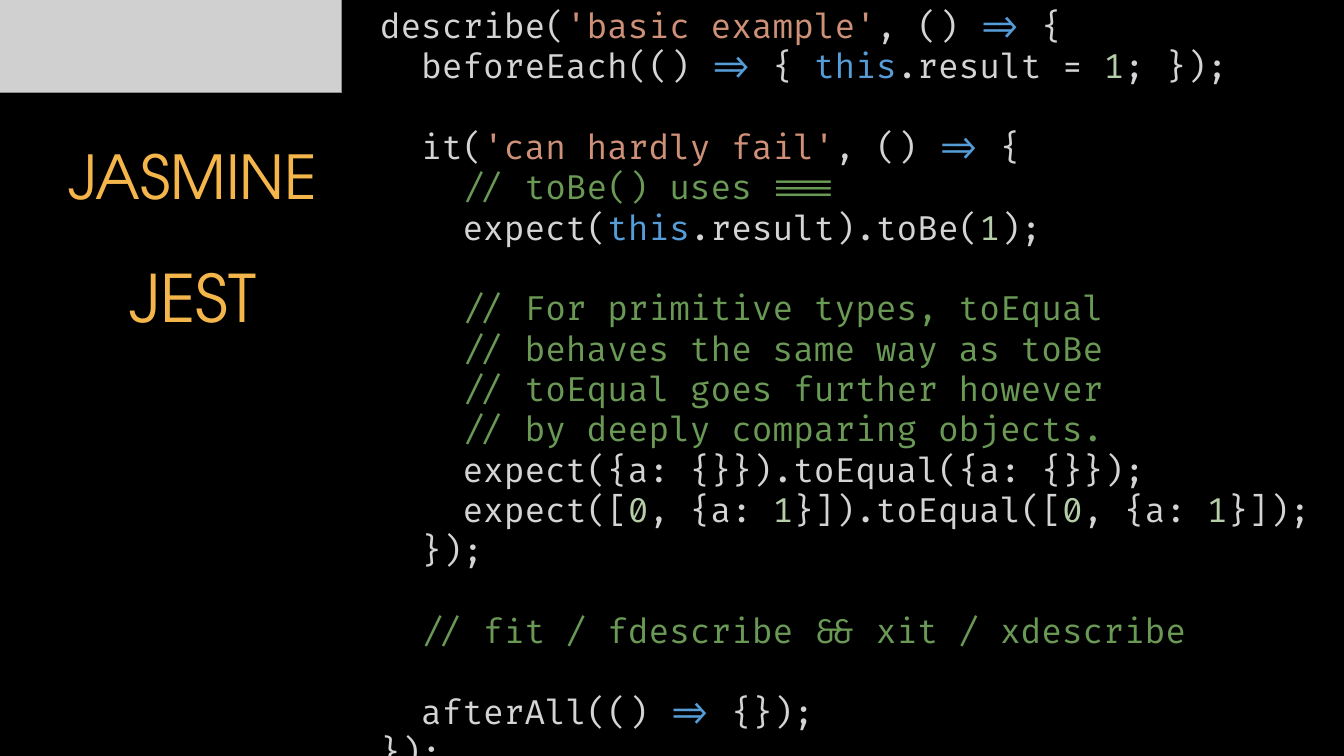
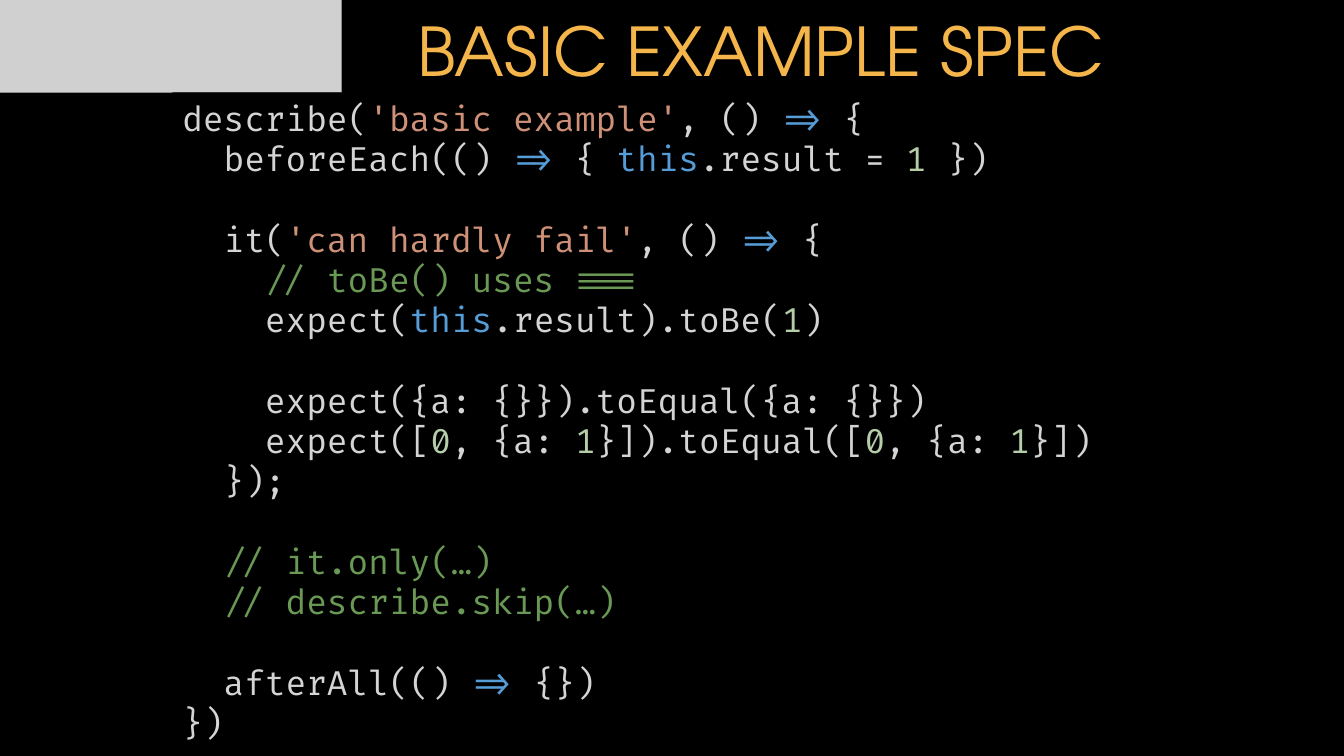
Before and after one commit to itenium-be/Frontend-UnitTesting, a slide deck: slide 8 of Frontend-UnitTesting.pptx (slide 2 before the commit). Drawn at 1344x756 pixels with LibreOffice and Linux fonts; fonts in the diff are those of the drawing; grey boxes stand for pictures; background and template pictures are left out. Boxes give left, top, right and bottom in pixels: in the first picture for what was removed or moved away, otherwise in the second. Text is boxed around its words. In the diff, an @@ line names an element or a change of style, - is before the commit and + after.

Commit message:
update pptx - part 1 Jest

```diff
--- a/Frontend-UnitTesting.pptx
+++ b/Frontend-UnitTesting.pptx
@@ title added at (417,25,1104,107), 48 pt, text #F4B54B @@
+BASIC EXAMPLE SPEC
@@ text "describe('basic example', () => {": place and size @@
-text "describe('basic example', () => {" at (380,12,1310,729)
+text "describe('basic example', () => {" at (182,104,1092,700)
@@ text at (224,144,927,176): text changed @@
-beforeEach(() => { this.result = 1; });
+beforeEach(() => { this.result = 1 })
@@ title removed at (68,153,317,200) @@
-JASMINE
@@ text removed at (129,272,256,323) @@
-JEST
@@ text at (265,306,1092,461): text changed; text colour #6A9955 to #D4D4D4 @@
-expect(this.result).toBe(1);
-// For primitive types, toEqual
-// behaves the same way as toBe
-// toEqual goes further however
-// by deeply comparing objects.
-expect({a: {}}).toEqual({a: {}});
-expect([0, {a: 1}]).toEqual([0, {a: 1}]);
+expect(this.result).toBe(1)
+expect({a: {}}).toEqual({a: {}})
+expect([0, {a: 1}]).toEqual([0, {a: 1}])
@@ text at (224,548,617,700): text changed @@
-// fit / fdescribe && xit / xdescribe
-afterAll(() => {});
-});
+// it.only(…)
+// describe.skip(…)
+afterAll(() => {})
+})
```
Also in this commit, not shown: 24 slides added.
